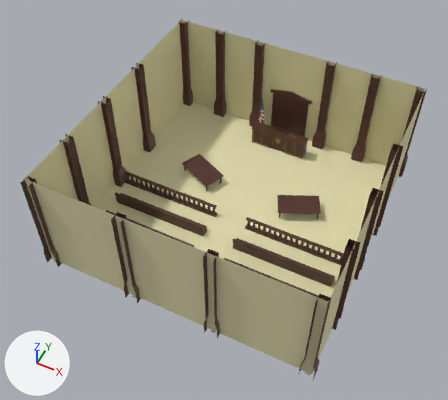
The glTF model host/public/models/environment.glb as it was, and as the next commit left it.
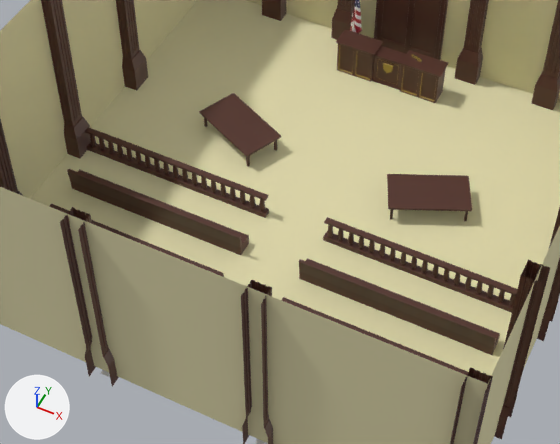
Each version is shown whole from a 50 mm lens placed at (39.1, -95.2, 108.8), pointed at (-0.9, -15.1, 8.7), then close up on the part from 18% to 82% of the width and 27% to 83% of the height. The axes (+X, +Y, +Z) are drawn at lower left. The lights are the same throughout. Where no turn or scale is listed for an object, it has been applied to the vertices. Vertices at the same position are counted once.

Objects in the first close-up: 'Cube', 'column_obj.005', 'column_obj.008', 'column_obj.012', 'column_obj.013', 'column_obj.017', 'floor', 'podium', 'railing', 'tables', 'wall_deco', 'walls'.
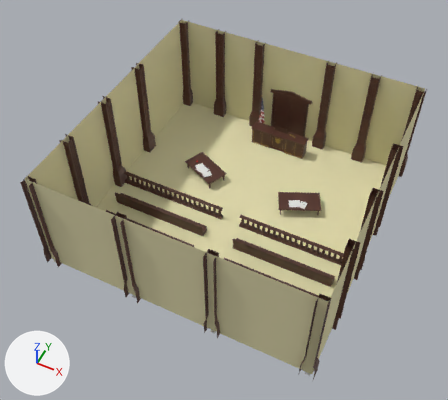
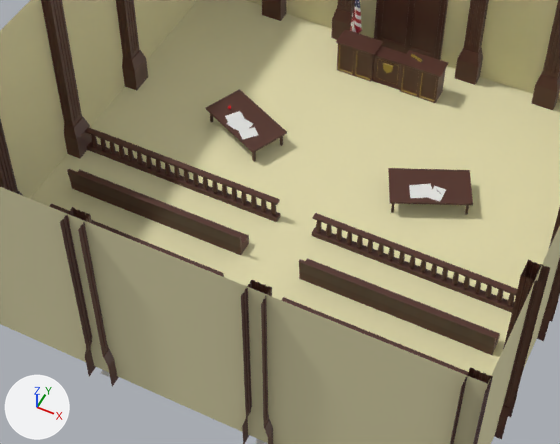
Patch to the scene script:
```diff
--- a/host/public/models/environment.glb.py
+++ b/host/public/models/environment.glb.py
@@ me_cube_002 @@
-me_cube_002.from_pydata(...)  # 2256 vertices, 4000 faces; spans x -29.4..29.4, y -0.5..0.5, z -0.1..3.2
+me_cube_002.from_pydata(...)  # 2368 vertices, 4200 faces; spans x -29.2..29.2, y -0.5..0.5, z -0.1..3.2
+# me_cube_002 part 1: the loose piece of 48 vertices spanning x 4.0..4.7, y -0.3..0.3, z 0.6..3.0 is copied, and the copy is moved by (-1.5, 0.0, 0.0); it spans x 2.6..3.2, y -0.3..0.3, z 0.6..3.0
+# me_cube_002 part 2: the loose piece of 48 vertices spanning x -4.7..-4.0, y -0.3..0.3, z 0.6..3.0 is copied, and the copy is moved by (1.5, 0.0, 0.0); it spans x -3.2..-2.6, y -0.3..0.3, z 0.6..3.0
+# me_cube_002 part 3: the loose piece of 84 vertices spanning x 3.7..29.4, y -0.5..0.5, z -0.1..0.6 is rebuilt with 88 vertices and now spans x 2.2..29.2, y -0.5..0.5, z -0.1..0.6
+# me_cube_002 part 4: the loose piece of 84 vertices spanning x 3.7..29.4, y -0.4..0.4, z 3.0..3.2 is rebuilt with 88 vertices and now spans x 2.2..29.2, y -0.4..0.4, z 3.0..3.2
+# me_cube_002 part 5: the loose piece of 84 vertices spanning x -29.4..-3.7, y -0.5..0.5, z -0.1..0.6 is rebuilt with 88 vertices and now spans x -29.2..-2.2, y -0.5..0.5, z -0.1..0.6
+# me_cube_002 part 6: the loose piece of 84 vertices spanning x -29.4..-3.7, y -0.4..0.4, z 3.0..3.2 is rebuilt with 88 vertices and now spans x -29.2..-2.2, y -0.4..0.4, z 3.0..3.2
+# me_cube_002 part 7: 56 vertices moved within x -28.6..28.6, y -0.2..0.2, z 0.6..3.0; 1496 vertices removed from x -29.1..29.1, y -0.3..0.3, z 0.6..3.0; 1496 vertices added at x -28.9..28.9, y -0.3..0.3, z 0.6..3.0
 me_cube_002.materials.append(mat_wood)
@@ me_cube_004 @@
 me_cube_004.from_pydata(...)  # 100 vertices, 160 faces; spans x -30.3..5.5, y -4.4..4.4, z -0.6..2.2
+# me_cube_004 part 8: the loose piece of 18 vertices spanning x -30.3..-19.4, y -4.4..4.4, z 2.0..2.2 is moved by (0.5, 0.0, 0.0)
+# me_cube_004 part 9: the loose piece of 8 vertices spanning x -22.0..-21.6, y -3.9..-3.5, z -0.6..2.0 is moved by (0.5, 0.0, 0.0)
+# me_cube_004 part 10: the loose piece of 8 vertices spanning x -29.8..-29.4, y -0.3..0.1, z -0.6..2.0 is moved by (0.5, 0.0, 0.0)
+# me_cube_004 part 11: the loose piece of 8 vertices spanning x -20.2..-19.8, y -0.1..0.3, z -0.6..2.0 is moved by (0.5, 0.0, 0.0)
 me_cube_004.materials.append(mat_wood)
@@ me_plane_012 @@
+me_plane_012.from_pydata([(-1.22, -0.33, 0.0), (-0.08, -1.26, 0.0), (0.08, 1.26, 0.0), (1.22, 0.33, 0.0)], [], [(0, 1, 3), (0, 3, 2)])
+me_plane_012.materials.append(mat_white)  # white #e7e7e7
@@ me_plane_011 @@
+me_plane_011.from_pydata([(-1.24, -0.26, 0.0), (-0.15, -1.26, 0.0), (0.15, 1.26, 0.0), (1.24, 0.26, 0.0)], [], [(0, 1, 3), (0, 3, 2)])
+me_plane_011.materials.append(mat_white)  # white #e7e7e7
@@ me_plane_010 @@
+me_plane_010.from_pydata([(-1.01, -0.76, 0.0), (0.4, -1.2, 0.0), (-0.4, 1.2, 0.0), (1.01, 0.76, 0.0)], [], [(0, 1, 3), (0, 3, 2)])
+me_plane_010.materials.append(mat_white)  # white #e7e7e7
@@ me_plane_009 @@
+me_plane_009.from_pydata([(-0.91, -0.88, 0.0), (0.54, -1.14, 0.0), (-0.54, 1.14, 0.0), (0.91, 0.88, 0.0)], [], [(0, 1, 3), (0, 3, 2)])
+me_plane_009.materials.append(mat_white)  # white #e7e7e7
@@ me_plane_008 @@
+me_plane_008.from_pydata([(-0.73, -1.04, 0.0), (0.74, -1.02, 0.0), (-0.74, 1.02, 0.0), (0.73, 1.04, 0.0)], [], [(0, 1, 3), (0, 3, 2)])
+me_plane_008.materials.append(mat_white)  # white #e7e7e7
@@ me_plane_007 @@
+me_plane_007.from_pydata([(-0.22, -1.25, 0.0), (1.11, -0.61, 0.0), (-1.11, 0.61, 0.0), (0.22, 1.25, 0.0)], [], [(0, 1, 3), (0, 3, 2)])
+me_plane_007.materials.append(mat_white)  # white #e7e7e7
@@ me_plane_005 @@
+me_plane_005.from_pydata([(-0.06, -1.27, 0.0), (1.18, -0.47, 0.0), (-1.18, 0.47, 0.0), (0.06, 1.27, 0.0)], [], [(0, 1, 3), (0, 3, 2)])
+me_plane_005.materials.append(mat_white)  # white #e7e7e7
@@ ob_tables @@
 ob_tables = bpy.data.objects.new('tables', me_cube_004)
-ob_tables.location = (12.4, -3.6, 0.3)
+ob_tables.location = (12.1, -2.5, 0.1)
@@ ob_paper_006 @@
+ob_paper_006 = bpy.data.objects.new('paper.006', me_plane_012)
+ob_paper_006.location = (-13.5, -2.8, 2.4)
@@ ob_paper_005 @@
+ob_paper_005 = bpy.data.objects.new('paper.005', me_plane_011)
+ob_paper_005.location = (-10.8, -4.4, 2.3)
@@ ob_paper_004 @@
+ob_paper_004 = bpy.data.objects.new('paper.004', me_plane_010)
+ob_paper_004.location = (-13.0, -3.4, 2.3)
@@ ob_paper_003 @@
+ob_paper_003 = bpy.data.objects.new('paper.003', me_plane_009)
+ob_paper_003.location = (-11.8, -3.6, 2.4)
@@ ob_paper_002 @@
+ob_paper_002 = bpy.data.objects.new('paper.002', me_plane_008)
+ob_paper_002.location = (13.3, -3.3, 2.3)
@@ ob_paper_001 @@
+ob_paper_001 = bpy.data.objects.new('paper.001', me_plane_007)
+ob_paper_001.location = (11.0, -4.1, 2.3)
@@ ob_paper @@
+ob_paper = bpy.data.objects.new('paper', me_plane_005)
+ob_paper.location = (12.0, -3.5, 2.4)
```

Changed parts and their boxes [x1, y1, x2, y2] in the close-ups (560 x 444 px; the box of a moved part takes in the faces that stretch with it):
'tables', reshaped, moved
    before: [199, 93, 472, 221]
    after: [206, 89, 473, 214]
'paper', added
    after: [418, 184, 434, 198]
'paper.003', added
    after: [234, 119, 253, 133]
'paper.002', added
    after: [428, 186, 446, 202]
'paper.006', added
    after: [225, 111, 245, 124]
'paper.001', added
    after: [409, 185, 421, 198]
'paper.005', added
    after: [239, 127, 258, 139]
'paper.004', added
    after: [226, 120, 242, 129]
part 1 of me_cube_002, added
    after: [316, 221, 322, 233]
part 2 of me_cube_002, added
    after: [271, 203, 276, 216]
part 3 of me_cube_002, rebuilt (6% wider)
    before: [323, 231, 513, 313]
    after: [312, 227, 514, 313]
part 4 of me_cube_002, rebuilt
    before: [324, 217, 517, 296]
    after: [313, 213, 517, 296]
part 5 of me_cube_002, rebuilt (6% wider, 6% taller)
    before: [87, 142, 269, 218]
    after: [87, 141, 280, 222]
part 6 of me_cube_002, rebuilt (7% wider)
    before: [85, 127, 268, 201]
    after: [85, 127, 280, 205]
part 7 of me_cube_002, moved or reshaped
    before: [90, 135, 516, 307]
    after: [91, 135, 515, 306]
part 8 of me_cube_004, moved or reshaped
    before: [199, 93, 281, 157]
    after: [206, 89, 287, 153]
part 9 of me_cube_004, moved or reshaped
    before: [246, 156, 250, 166]
    after: [252, 152, 256, 161]
part 10 of me_cube_004, moved or reshaped
    before: [204, 118, 208, 127]
    after: [210, 114, 213, 122]
part 11 of me_cube_004, moved or reshaped
    before: [274, 140, 277, 151]
    after: [280, 136, 283, 146]
